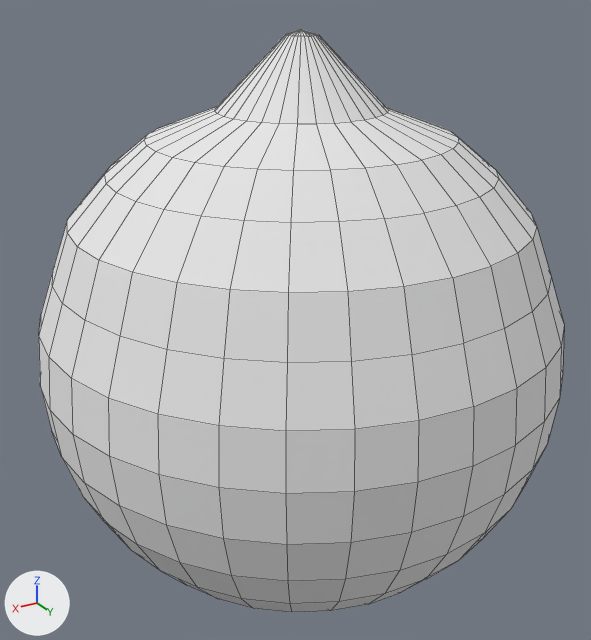
Two versions of the OBJ model Assets/Imported_Asset/Robot_Accompagnator/Body.obj, one commit apart.
Camera for both pictures: a 50 mm camera at (1.54, 2.53, 1.5) aimed at (0.01, -0.02, 0.23). The lights are fixed; the arrows at lower left show +X, +Y and +Z. Mesh edges are drawn as thin lines. Where no turn or scale is listed for an object, it has been applied to the vertices.

The first picture shows 'Body'.
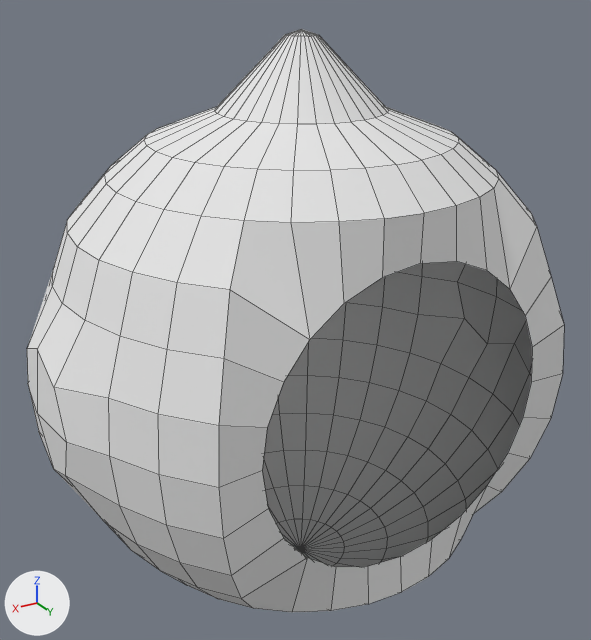
The change, as a diff of the scene's bpy script:
```diff
--- a/Assets/Imported_Asset/Robot_Accompagnator/Body.obj.py
+++ b/Assets/Imported_Asset/Robot_Accompagnator/Body.obj.py
@@ me_body @@
 # verts and faces of me_body; kept vertices keep their numbers, new ones are numbered from 482
-me_body.from_pydata(...)  # 482 vertices, 512 faces; spans x -1.0..1.0, y -1.0..1.0, z -0.88..1.31
+me_body.from_pydata(...)  # 457 vertices, 476 faces; spans x -1.05..1.04, y -1.0..0.71, z -0.88..1.31
+# me_body part 1
+# 45 vertices are removed from x -0.56..0.56, y 0.76..1.0, z -0.44..0.67
+# 60 faces are deleted
+# 4 vertices move from x -0.47..0.47, y 0.69..0.7, z -0.44..0.67 to x -0.39..0.39, y 0.69..0.7, z -0.28..0.51
+# 20 vertices are added at x -0.56..0.56, y 0.69..0.7, z -0.44..0.67
+# 24 new faces join them
+# me_body part 2
+verts[103] = (1.01, 0.17, 0.28)  # moved, pixel (53, 387)
+verts[104] = (1.01, 0.23, 0.12)  # moved, pixel (66, 442)
+verts[105] = (1.01, 0.17, -0.05)  # moved, pixel (65, 475)
+verts[118] = (1.01, 0.0, 0.35)  # moved, pixel (37, 348)
+verts[119] = (1.04, 0.0, 0.12)  # moved, pixel (37, 413)
+verts[120] = (1.01, 0.0, -0.12)  # moved, pixel (53, 469)
+verts[133] = (1.01, -0.17, 0.28)  # moved, pixel (26, 348)
+verts[134] = (1.01, -0.23, 0.12)  # moved, pixel (27, 383)
+verts[135] = (1.01, -0.17, -0.05)  # moved, pixel (38, 431)
+# me_body part 3
+verts[344] = (-1.02, -0.17, 0.28)  # moved
+verts[345] = (-1.02, -0.23, 0.12)  # moved, pixel (457, 281)
+verts[346] = (-1.02, -0.17, -0.05)  # moved, pixel (464, 318)
+verts[359] = (-1.02, 0.0, 0.35)  # moved
+verts[360] = (-1.05, 0.0, 0.12)  # moved, pixel (496, 296)
+verts[361] = (-1.02, 0.0, -0.12)  # moved, pixel (487, 343)
+verts[374] = (-1.02, 0.17, 0.28)  # moved
+verts[375] = (-1.02, 0.23, 0.12)  # moved
+verts[376] = (-1.02, 0.17, -0.05)  # moved, pixel (514, 343)
 me_body.materials.append(mat_material)
```

Location of each change, (x1, y1, x2, y2) in pixels of the pictures (591 x 640 px; the box of a moved part takes in the faces that stretch with it):
'Body', reshaped: before (39, 29, 564, 612); after (27, 29, 564, 612)
part 1 of me_body, cut back: (219, 179, 564, 612) in both
part 2 of me_body, moved or reshaped: before (39, 272, 136, 543); after (27, 271, 136, 543)
part 3 of me_body, moved or reshaped (not visible before): after (410, 261, 532, 412)
